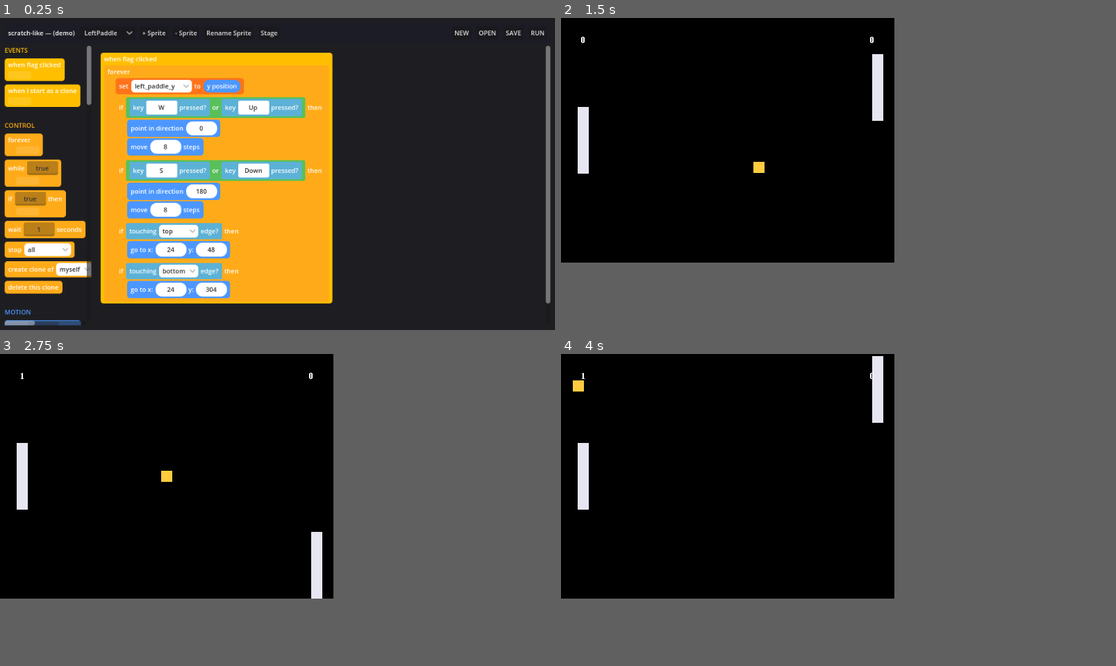
Above: before the commit, frames 1-4 (two rows, left to right).
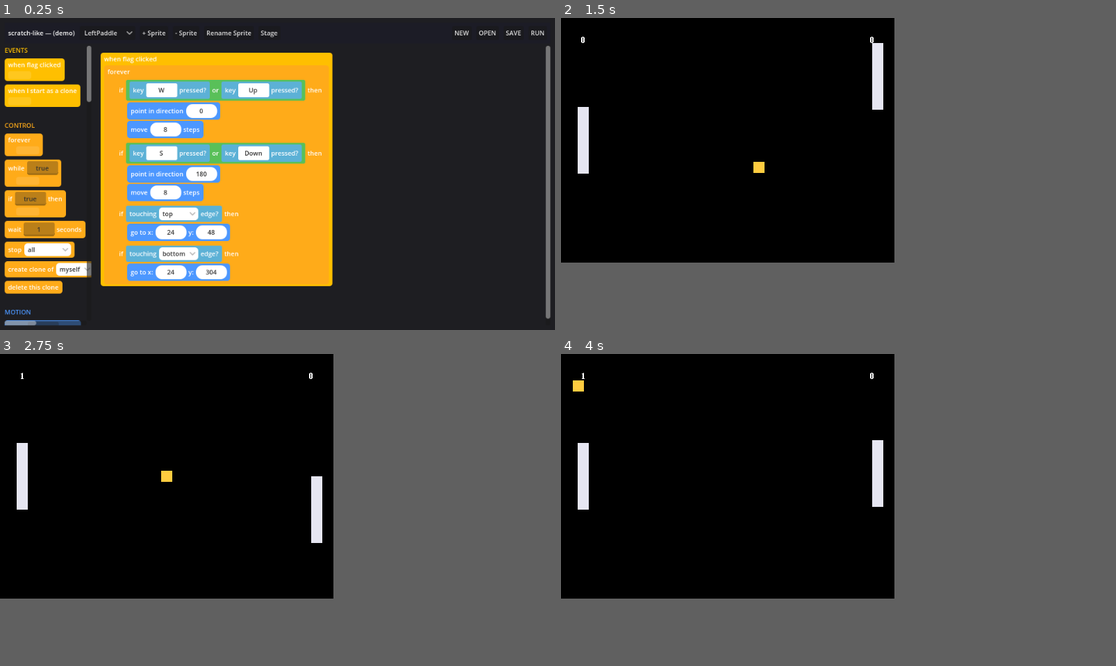
Above: after the commit, the same moments.

Repository: nedink/scratch-like
Game: Godot game, scene res://editor.tscn
Two runs of this game, one before a commit and one after it. Both use one fixed random seed, a clock stepped at 60 frames per second and the inputs below.
Inputs (mouse positions are in pixels of both pictures, inside the frame that each line leads up to):
- Up to frame 1 (0.25 s): no input
- Up to frame 2 (1.5 s): click "LeftPaddle" at 0.5 s; click "RUN" at 1.25 s
- Up to frame 3 (2.75 s): move the mouse to (399, 494) at 2.02 s; hold Alt from 2.03 s (still down); click (399, 494) at 2.17 s
- Up to frame 4 (4 s): release Alt at 2.75 s; drag from (727, 525) to (810, 572) at 2.77 s; move the mouse to (894, 441) at 3.52 s; hold Alt from 3.53 s (still down); click (894, 441) at 3.67 s

The runs differ from the first frame. In frame 1, 17% of the frame differs, in the area x 6-100%, y 19-99%; in frame 2, 0.1%; in frame 3, 0.7%; in frame 4, 0.9%.

Commit message:
M43: cross-sprite position reporters + built-in velocity
Add `x position of {sprite}` / `y position of {sprite}` reporters that read
another sprite's centre through the registry, retiring the demo's relay-global
pattern (the ball now reads `y position of (paddle)` directly for the curved
bounce). They join _SPRITE_OPCODES so the sprite rename/delete cascade covers
them.

Make velocity a built-in Target property (px/tick) the Stage applies each
physics frame (node.position += velocity) to a _movables list (sprites +
clones); add set_velocity / change_velocity statements and velocity_x /
velocity_y reporters. Zero velocity is a no-op, so existing projects render
unchanged. The CPU right paddle is rewritten from M41's animate sweep to
velocity-driven.

No block-data-shape change, no editor change.

Co-Authored-By: Claude Opus 4.8 <noreply@anthropic.com>

Diff:
--- a/scripts/block_view.gd
+++ b/scripts/block_view.gd
@@ -163,12 +163,25 @@
 	"point_in_direction": {"category": "motion", "kind": "statement", "template": "point in direction {direction}", "defaults": {"direction": 90}},
 	"go_to": {"category": "motion", "kind": "statement", "template": "go to x: {x} y: {y}", "defaults": {"x": 0, "y": 0}},
 	"point_towards": {"category": "motion", "kind": "statement", "template": "point towards x: {x} y: {y}", "defaults": {"x": 0, "y": 0}},
+	# velocity (M43) — built-in continuous motion: the Stage drifts every sprite by its velocity once a
+	# physics tick (px/tick, the move_steps unit). `set velocity` assigns it, `change velocity` adds to
+	# it (gravity / steering). Plain {opcode, inputs} statements — no data-shape change.
+	"set_velocity": {"category": "motion", "kind": "statement", "template": "set velocity to x: {x} y: {y}", "defaults": {"x": 0, "y": 0}},
+	"change_velocity": {"category": "motion", "kind": "statement", "template": "change velocity by x: {dx} y: {dy}", "defaults": {"dx": 0, "dy": 0}},
 	# motion reporters (M35) — expose the sprite's motion state as data, so a reflection (the
 	# `point_in_direction "bounce"` sentinel) can be expressed as blocks. No inputs: each reads the
 	# running Target's facing / position. `direction` stands in for velocity (speed is a separate var).
 	"direction": {"category": "motion", "kind": "reporter", "template": "direction", "defaults": {}},
 	"x_position": {"category": "motion", "kind": "reporter", "template": "x position", "defaults": {}},
 	"y_position": {"category": "motion", "kind": "reporter", "template": "y position", "defaults": {}},
+	# cross-sprite position reporters (M43) — read *another* sprite's centre, picked from a sprites
+	# dropdown (the touching_sprite? "sprites" source). They retire the demo's relay-global pattern: the
+	# ball reads `y position of (RightPaddle)` instead of a `right_paddle_y` global the paddle published.
+	"x_position_of": {"category": "motion", "kind": "reporter", "template": "x position of {name}", "defaults": {"name": "Ball"}, "data_enums": {"name": "sprites"}},
+	"y_position_of": {"category": "motion", "kind": "reporter", "template": "y position of {name}", "defaults": {"name": "Ball"}, "data_enums": {"name": "sprites"}},
+	# velocity reporters (M43) — the running sprite's built-in velocity components (value output).
+	"velocity_x": {"category": "motion", "kind": "reporter", "template": "velocity x", "defaults": {}},
+	"velocity_y": {"category": "motion", "kind": "reporter", "template": "velocity y", "defaults": {}},
 	# looks
 	"say": {"category": "looks", "kind": "statement", "template": "say {text} in {size}", "defaults": {"text": "Hello", "size": "small"}, "enums": {"size": ["small", "large"]}},
 	"set_color": {"category": "looks", "kind": "statement", "template": "set color {color}", "defaults": {"color": "#ffffff"}},
@@ -523,11 +536,12 @@
 
 
 ## The opcodes whose `{name}` input names a sprite — the targets a sprite rename/delete cascade
-## (M25) walks for. Only `touching_sprite?` names another sprite (its `data_enums` maps
-## `name -> "sprites"`); it is the sprite analog of _VARIABLE_OPCODES. Unlike a variable, a sprite
-## name is globally unique, so the cascade is unscoped — it rewrites/strips every match in every
-## script (any sprite may touch any other), with no global-vs-local distinction.
-const _SPRITE_OPCODES := ["touching_sprite?"]
+## (M25) walks for: `touching_sprite?` and the M43 cross-sprite position reporters
+## (`x_position_of` / `y_position_of`), all of which carry a `{name}` `data_enums` mapping to
+## "sprites". They are the sprite analog of _VARIABLE_OPCODES. Unlike a variable, a sprite name is
+## globally unique, so the cascade is unscoped — it rewrites/strips every match in every script (any
+## sprite may reference any other), with no global-vs-local distinction.
+const _SPRITE_OPCODES := ["touching_sprite?", "x_position_of", "y_position_of"]
 
 
 ## Count how many blocks in `blocks` reference the sprite `name` (M25) — the sprite counterpart of
@@ -573,11 +587,12 @@
 
 
 ## Remove every dangling reference to the deleted sprite `name` from `blocks` (M25 delete), in place —
-## the sprite counterpart of strip_variable_refs. The only block naming another sprite is
-## `touching_sprite?`, always a **reporter** (never a statement), so this never drops a block; it
-## reverts a `touching {name}?` reporter to its host opcode's default literal for that slot (M15's
-## slot_default rule), so `if (touching Ghost?)` becomes `if true` once `Ghost` is gone. Recurses into
-## nested reporters and `body` substacks. (Mutates the live arrays/dicts the caller holds.)
+## the sprite counterpart of strip_variable_refs. Every block naming another sprite (the
+## `_SPRITE_OPCODES`: `touching_sprite?` and the M43 position-of reporters) is a **reporter** (never a
+## statement), so this never drops a block; it reverts the reporter to its host opcode's default
+## literal for that slot (M15's slot_default rule), so `if (touching Ghost?)` becomes `if true` and
+## `(y position of Ghost)` reverts to its default once `Ghost` is gone. Recurses into nested reporters
+## and `body` substacks. (Mutates the live arrays/dicts the caller holds.)
 static func strip_sprite_refs(blocks: Array, name: String) -> void:
 	for block in blocks:
 		if typeof(block) != TYPE_DICTIONARY:
@@ -586,15 +601,15 @@
 
 
 ## Scrub one block's input slots of references to sprite `name` (helper for strip_sprite_refs): a
-## `touching_sprite?` reporter naming it reverts to this opcode's default for that key; any other
-## nested reporter recurses (it may itself hold a `touching_sprite?`, e.g. `not (touching Ghost?)`);
-## a `body` array recurses as a substack.
+## `_SPRITE_OPCODES` reporter naming it reverts to this opcode's default for that key; any other
+## nested reporter recurses (it may itself hold one, e.g. `not (touching Ghost?)`); a `body` array
+## recurses as a substack.
 static func _strip_sprite_input_refs(opcode: String, inputs: Dictionary, name: String) -> void:
 	var defaults: Dictionary = _OPCODES.get(opcode, {}).get("defaults", {})
 	for key in inputs:
 		var value: Variant = inputs[key]
 		if typeof(value) == TYPE_DICTIONARY and value.has("opcode"):
-			if String(value.get("opcode", "")) == "touching_sprite?" and String(value.get("inputs", {}).get("name", "")) == name:
+			if String(value.get("opcode", "")) in _SPRITE_OPCODES and String(value.get("inputs", {}).get("name", "")) == name:
 				inputs[key] = defaults.get(key)
 			else:
 				_strip_sprite_input_refs(String(value.get("opcode", "")), value.get("inputs", {}), name)
--- a/scripts/interpreter.gd
+++ b/scripts/interpreter.gd
@@ -95,6 +95,8 @@
 		"point_in_direction": _on_point_in_direction,
 		"point_towards": _on_point_towards,
 		"go_to": _on_go_to,
+		"set_velocity": _on_set_velocity,
+		"change_velocity": _on_change_velocity,
 		"set_color": _on_set_color,
 		"set_size": _on_set_size,
 		"wait_seconds": _on_wait_seconds,
@@ -136,6 +138,10 @@
 		"direction": _on_direction,
 		"x_position": _on_x_position,
 		"y_position": _on_y_position,
+		"x_position_of": _on_x_position_of,
+		"y_position_of": _on_y_position_of,
+		"velocity_x": _on_velocity_x,
+		"velocity_y": _on_velocity_y,
 		"mouse_x": _on_mouse_x,
 		"mouse_y": _on_mouse_y,
 		"mouse_down?": _on_mouse_down,
@@ -289,6 +295,19 @@
 	var x := float(_value(block, "x"))
 	var y := float(_value(block, "y"))
 	_target.node.position = Vector2(x, y)
+
+
+## set_velocity: set this sprite's built-in velocity (M43) to (x, y) px/tick — the Stage then drifts
+## the node by it every physics frame, with no further blocks. The motion counterpart of go_to: go_to
+## sets position once, set_velocity sets a *continuous* motion. (0, 0) parks the sprite.
+func _on_set_velocity(block: Dictionary) -> void:
+	_target.velocity = Vector2(float(_value(block, "x")), float(_value(block, "y")))
+
+
+## change_velocity: add (dx, dy) to the current velocity — accelerate / steer the drift, the velocity
+## twin of change_var. Wire it into a forever with a constant dy for gravity, or flip its sign to bounce.
+func _on_change_velocity(block: Dictionary) -> void:
+	_target.velocity += Vector2(float(_value(block, "dx")), float(_value(block, "dy")))
 
 
 ## set_color: recolour the sprite by regenerating its placeholder costume as a solid fill of `color`
@@ -488,6 +507,38 @@
 	return _target.node.position.y
 
 
+# Cross-sprite position reporters (M43): read *another* sprite's centre x / y, resolved through the
+# Stage registry by name (like touching_sprite?). These replace the global-variable relay the demo
+# used to expose a paddle's position to the ball — `y position of (RightPaddle)` reads the node
+# directly, so no `set right_paddle_y to (y position)` plumbing is needed. An unknown name warns and
+# yields 0. (Clones share their original's name, so this resolves the registered original.)
+func _on_x_position_of(block: Dictionary) -> float:
+	var other := _stage.find_target(String(_value(block, "name")))
+	if other == null:
+		push_warning("Interpreter: x position of unknown sprite '%s'" % String(_value(block, "name")))
+		return 0.0
+	return other.node.position.x
+
+
+func _on_y_position_of(block: Dictionary) -> float:
+	var other := _stage.find_target(String(_value(block, "name")))
+	if other == null:
+		push_warning("Interpreter: y position of unknown sprite '%s'" % String(_value(block, "name")))
+		return 0.0
+	return other.node.position.y
+
+
+# Velocity reporters (M43): read the running sprite's built-in velocity components — the data form of
+# the motion the Stage applies each tick, so a script can compute against its own drift (e.g. flip
+# `set velocity y: (0 - (velocity y))` to bounce, or read it for a speed readout).
+func _on_velocity_x(_block: Dictionary) -> float:
+	return _target.velocity.x
+
+
+func _on_velocity_y(_block: Dictionary) -> float:
+	return _target.velocity.y
+
+
 # Mouse-position reporters. They return the cursor's location in *world* coordinates (the same space
 # sprite x/y live in), via the Stage's get_global_mouse_position() — so it accounts for the runtime
 # camera and the 480x352 content-scale automatically. Used to aim: `point towards (mouse x) (mouse y)`.
--- a/scripts/pong_scripts.gd
+++ b/scripts/pong_scripts.gd
@@ -13,9 +13,11 @@
 ## and fire `stop "all"`. M7 replaces M4/M5's clone-built pip grids with a live
 ## numeric HUD — each player's score `say`n through the bitmap font every tick.
 ##
-## M41 makes the **right paddle auto-animate** (a CPU paddle): instead of arrow-key control it
-## glides up and down on its own, driving `right_paddle_y` straight through the `animate` block,
-## and the arrow keys move to the LEFT paddle (so it now answers W/S *and* the arrows).
+## M41 made the **right paddle a CPU paddle** (instead of arrow-key control), and moved the arrow
+## keys to the LEFT paddle (so it answers W/S *and* the arrows). M43 reworks the CPU paddle to drive
+## itself with the **built-in velocity** feature — it sets a velocity and the Stage drifts it up and
+## down its rail, reversing at the ends — and replaces the paddle-position **relay globals** the ball
+## used for the curved bounce with the cross-sprite **`y position of (paddle)`** reporter.
 ##
 ## Layout assumptions (matched in stage.gd's _GAME_SIZE, the 480x352 window). These are the *script*
 ## (go_to) targets that drive the runtime — distinct from the grid-aligned model starting positions
@@ -25,9 +27,10 @@
 ##   * the ball is 16x16 and serves from the center (240, 176) (= 480/2, 352/2).
 
 const PADDLE_SPEED := 8.0
-## How long the auto-animated right paddle takes to glide from one end of its rail to the
-## other (M41). One full sweep top->bottom (or back) takes this many seconds.
-const PADDLE_SWEEP_SECS := 1.4
+## The CPU (right) paddle's built-in velocity (M43), px per physics tick: it drifts up and down its
+## rail on its own (the Stage applies velocity each tick), reversing at the top/bottom. This replaces
+## M41's animate-driven sweep — the paddle now moves via the velocity feature instead.
+const CPU_PADDLE_SPEED := 4.0
 const BALL_SPEED := 6.0
 const PADDLE_TOP_Y := 48.0
 const PADDLE_BOTTOM_Y := 304.0  # 352 (screen height) - 48 (paddle half-height)
@@ -73,12 +76,9 @@
 		{"name": "p2_rounds", "value": 0, "scope": "global"},
 		{"name": "round", "value": 0, "scope": "global"},  # only `change`d, never read (vestigial)
 		{"name": "speed", "value": 0, "scope": "Ball"},     # set to BALL_SPEED by a block in ball()
-		# Each paddle publishes its centre y here every tick (a `set` block in _paddle), so the
-		# ball — a different sprite — can read the paddle's position for the curved bounce below.
-		# (y_position reports the *running* sprite, so a global relay is how one sprite tells
-		# another where it is.) Global so the ball can see them.
-		{"name": "left_paddle_y", "value": 0, "scope": "global"},
-		{"name": "right_paddle_y", "value": 0, "scope": "global"},
+		# (M43) The `left_paddle_y` / `right_paddle_y` relay globals are gone: the ball now reads a
+		# paddle's position directly with the cross-sprite `y position of (paddle)` reporter, so there
+		# is no global to publish into.
 	]
 
 
@@ -140,14 +140,10 @@
 ## held, and clamp back onto the playfield at the top and bottom. `rail_x` is the fixed
 ## x, so the clamp targets are literals. `up_keys`/`down_keys` are *lists* so a paddle can
 ## answer more than one key (M41 gives the left paddle W/S *and* the arrows).
-static func _paddle(up_keys: Array, down_keys: Array, rail_x: float, y_var: String) -> Array:
+static func _paddle(up_keys: Array, down_keys: Array, rail_x: float) -> Array:
 	return [
 		_hat([
 			_forever([
-				# Publish our centre y so the ball can read where this paddle is (see the curved
-				# bounce in ball()). y_position reports this running sprite — the paddle — so this
-				# global is the relay one sprite uses to tell another its position.
-				_set_var(y_var, _ypos()),
 				_if(_keys_pressed(up_keys), [
 					_point(0),  # up
 					_move(PADDLE_SPEED),
@@ -175,30 +171,24 @@
 
 static func left_paddle() -> Array:
 	# The left paddle now answers both its own W/S and the arrow keys (M41): the right
-	# paddle gave up player control to auto-animate, so the arrows move here too.
-	return _paddle(["W", "Up"], ["S", "Down"], 24.0, "left_paddle_y")
-
-
-## The right paddle is a CPU paddle (M41): rather than reading keys it glides up and down its
-## rail on its own, using the animation block to tween `right_paddle_y` — the very global the
-## ball reads for the curved bounce, so animating it directly both moves the paddle and keeps
-## that relay correct. `animate` blocks its script for the sweep duration (like a glide), so the
-## sweep lives in its own hat; a second hat keeps the paddle node sitting on the value each frame
-## (the animate writes the variable, but the node only moves when a `go to` reads it — and the
-## ball needs the physical node there to register a `touching RightPaddle?`). We sweep with
-## "ease out" so the paddle decelerates into each turning point and reverses gracefully.
+	# paddle gave up player control to the CPU, so the arrows move here too.
+	return _paddle(["W", "Up"], ["S", "Down"], 24.0)
+
+
+## The right paddle is a CPU paddle, now driven by the **built-in velocity** feature (M43): it sets a
+## downward velocity and the Stage drifts the node up/down its rail every physics tick — no animate,
+## no per-frame `go to`. The forever just watches the rail ends: at the bottom it flips to an upward
+## velocity (and snaps onto the rail so it never visibly overshoots), at the top it flips back down.
+## The ball reads this paddle's live node position for the curved bounce via `y position of
+## (RightPaddle)`, so there's no relay variable to keep in step — the node *is* the position.
 static func right_paddle() -> Array:
 	return [
 		_hat([
-			_set_var("right_paddle_y", PADDLE_TOP_Y),  # start at the top (the var seeds to 0)
+			_go_to(456.0, PADDLE_TOP_Y),          # start at the top of its rail
+			_set_velocity(0, CPU_PADDLE_SPEED),   # drift downward; the Stage moves it each tick
 			_forever([
-				_animate("right_paddle_y", PADDLE_BOTTOM_Y, PADDLE_SWEEP_SECS, "ease out"),
-				_animate("right_paddle_y", PADDLE_TOP_Y, PADDLE_SWEEP_SECS, "ease out"),
-			]),
-		]),
-		_hat([
-			_forever([
-				_go_to(456.0, _var("right_paddle_y")),
+				_if(_edge("bottom"), [_set_velocity(0, -CPU_PADDLE_SPEED), _go_to(456.0, PADDLE_BOTTOM_Y)]),
+				_if(_edge("top"), [_set_velocity(0, CPU_PADDLE_SPEED), _go_to(456.0, PADDLE_TOP_Y)]),
 			]),
 		]),
 	]
@@ -250,11 +240,11 @@
 					_go_to(_xpos(), 344),
 				]),
 				_if(_touching("LeftPaddle"), [
-					_if(_gt(_dir(), 180), [_point(_add(90, _paddle_bounce_dir("left_paddle_y")))]),
+					_if(_gt(_dir(), 180), [_point(_add(90, _paddle_bounce_dir("LeftPaddle")))]),
 					_go_to(48, _ypos()),
 				]),
 				_if(_touching("RightPaddle"), [
-					_if(_lt(_dir(), 180), [_point(_sub(270, _paddle_bounce_dir("right_paddle_y")))]),
+					_if(_lt(_dir(), 180), [_point(_sub(270, _paddle_bounce_dir("RightPaddle")))]),
 					_go_to(432, _ypos()),
 				]),
 				_if(_edge("left"), [  # passed left -> Player 2 scores, re-serve right
@@ -292,14 +282,15 @@
 
 ## The curved-paddle deflection (an expression, like the serve angles): how far off
 ## straight-back the bounce should aim, given where the ball struck the paddle. It is the
-## ball's centre offset from the paddle's centre (ball y_position minus the paddle's relayed
-## centre y, read from `paddle_y_var`) times PADDLE_BOUNCE_CURVE. A hit above the paddle
+## ball's centre offset from the paddle's centre (ball y_position minus the paddle's centre y,
+## read straight off the paddle node with the cross-sprite `y position of (paddle_name)` reporter
+## — M43, replacing the old relay global) times PADDLE_BOUNCE_CURVE. A hit above the paddle
 ## centre is a negative offset (the screen y grows downward), so for the LEFT paddle
 ## `90 + offset*curve` aims up-right, and a hit below aims down-right; the RIGHT paddle uses
 ## `270 - offset*curve` for the mirror. This is what makes the paddle act convex: the angle
 ## tracks the contact point, not the incoming direction.
-static func _paddle_bounce_dir(paddle_y_var: String) -> Dictionary:
-	return _mul(_sub(_ypos(), _var(paddle_y_var)), PADDLE_BOUNCE_CURVE)
+static func _paddle_bounce_dir(paddle_name: String) -> Dictionary:
+	return _mul(_sub(_ypos(), _ypos_of(paddle_name)), PADDLE_BOUNCE_CURVE)
 
 
 ## The blocks that run when a player takes a round (the body of the round-end `if`).
@@ -416,6 +407,11 @@
 	return {"opcode": "go_to", "inputs": {"x": x, "y": y}}
 
 
+# Built-in velocity (M43): set a continuous per-tick drift the Stage applies behind the scenes.
+static func _set_velocity(x: Variant, y: Variant) -> Dictionary:
+	return {"opcode": "set_velocity", "inputs": {"x": x, "y": y}}
+
+
 static func _wait(seconds: float) -> Dictionary:
 	return {"opcode": "wait_seconds", "inputs": {"seconds": seconds}}
 
@@ -486,6 +482,12 @@
 	return {"opcode": "y_position", "inputs": {}}
 
 
+# Cross-sprite position reporter (M43): read another sprite's centre y by name (the curved bounce
+# reads each paddle's y this way, replacing the relay global it used through M41).
+static func _ypos_of(sprite_name: String) -> Dictionary:
+	return {"opcode": "y_position_of", "inputs": {"name": sprite_name}}
+
+
 static func _random(from: float, to: float) -> Dictionary:
 	return {"opcode": "random", "inputs": {"from": from, "to": to}}
 
--- a/scripts/stage.gd
+++ b/scripts/stage.gd
@@ -28,6 +28,12 @@
 ## Interpreters are held so their fire-and-forget coroutines (and the RefCounted
 ## interpreters themselves) outlive _ready() and keep running.
 var _interpreters: Array[Interpreter] = []
+
+## Every live Target whose node should be moved by its built-in velocity (M43): all registered
+## sprites *plus* clones (which aren't in the name registry). _physics_process walks this each tick
+## and applies `node.position += velocity`. A clone is appended in create_clone_of and removed in
+## remove_clone, so this stays in step with what's actually on stage.
+var _movables: Array[Target] = []
 
 ## name (String) -> value. Global ("for all sprites") variables, shared by every
 ## script. M3's scores live here; per-sprite locals live on each Target instead.
@@ -168,6 +174,20 @@
 		_camera.position = _camera_follow.node.position
 
 
+## Apply every sprite's built-in velocity (M43): the "modifies position once a frame behind the
+## scenes" half of the velocity feature. We run on the **physics** tick (not _process's render
+## frame) and add the raw per-tick velocity with no delta scaling — the same fixed-tick model
+## move_steps uses, so `set velocity y: 6` and `move 6` in a forever cover the same ground. Godot
+## emits `physics_frame` (which the script coroutines await) *after* all _physics_process calls, so
+## each tick velocity moves the sprite first, then its script runs (reading the moved position) — a
+## consistent order. A zero velocity (every sprite that never sets it) is a no-op, so existing
+## projects render unchanged.
+func _physics_process(_delta: float) -> void:
+	for t in _movables:
+		if t.velocity != Vector2.ZERO and is_instance_valid(t.node):
+			t.node.position += t.velocity
+
+
 ## ESC returns to the editor (the inverse of RUN's editor→game hand-off). Unhandled-input,
 ## so anything that wants ESC first — a focused control — gets it before we leave the scene.
 func _unhandled_input(event: InputEvent) -> void:
@@ -337,6 +357,7 @@
 
 	var target := Target.new(sprite, target_name)
 	_targets[target_name] = target
+	_movables.append(target)  # so _physics_process applies its built-in velocity (M43)
 	return target
 
 
@@ -366,7 +387,9 @@
 	var clone := Target.new(clone_node, source.name)
 	clone.direction = source.direction
 	clone.variables = source.variables.duplicate()
+	clone.velocity = source.velocity  # inherit built-in velocity, like direction / locals (M43)
 	clone.is_clone = true
+	_movables.append(clone)  # moved by its velocity each tick, then released in remove_clone
 
 	var interpreter := Interpreter.new(self, clone)
 	_interpreters.append(interpreter)
@@ -381,6 +404,7 @@
 func remove_clone(interpreter: Interpreter, clone: Target) -> void:
 	clone.node.queue_free()
 	_interpreters.erase(interpreter)
+	_movables.erase(clone)  # stop applying velocity to a freed clone (M43)
 
 
 ## Generate a plain colored rectangle in code so the project has no dependency
--- a/scripts/target.gd
+++ b/scripts/target.gd
@@ -21,6 +21,15 @@
 ##   90 = right (+x), 0 = up (-y on screen), and the angle increases clockwise.
 var direction: float = 90.0
 
+## Built-in velocity (M43), in pixels per *physics tick* (the same fixed-rate unit move_steps
+## uses, so a velocity of 6 covers the same ground per tick as `move 6` in a forever). The Stage
+## applies it automatically once per physics frame — `node.position += velocity` — so a sprite with
+## a non-zero velocity drifts on its own, "behind the scenes", without a per-frame block. Defaults to
+## zero, so every existing script (which never touches it) is unaffected. The `set velocity` /
+## `change velocity` blocks write it and the `velocity x` / `velocity y` reporters read it; clones
+## inherit it from their source (like direction / locals).
+var velocity: Vector2 = Vector2.ZERO
+
 ## Per-sprite ("for this sprite only") variables: name (String) -> value.
 ## Resolved *before* the Stage's globals, so a local shadows a global of the
 ## same name (Scratch semantics). The ball keeps its `speed` here.
Not shown, changed: CLAUDE.md
Not shown, changed: HANDOFF.md
